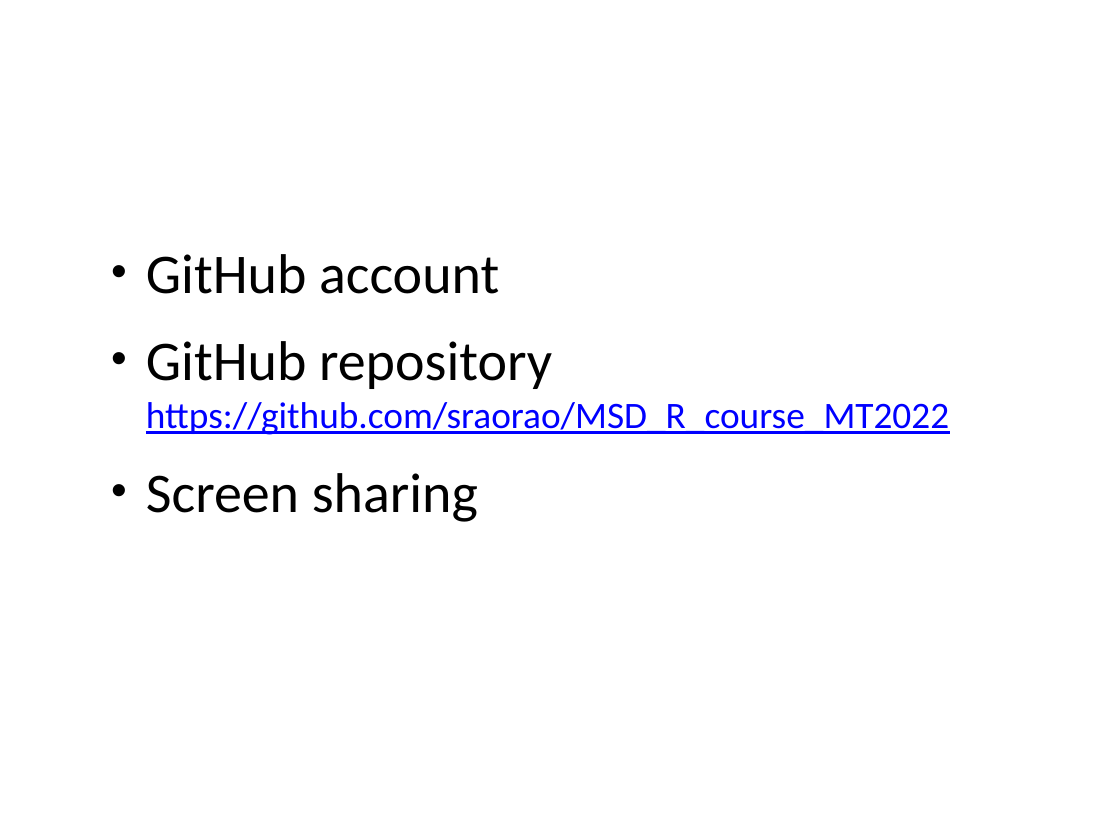
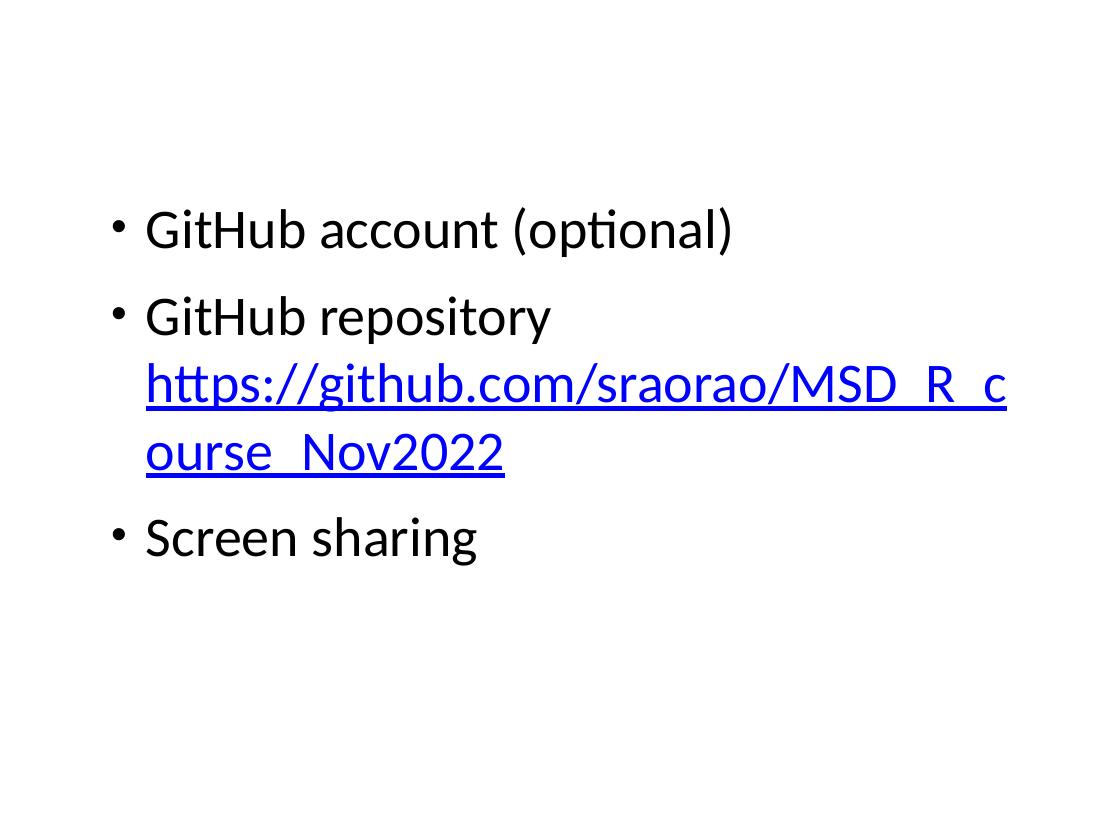
Before and after one commit to sraorao/MSD_R_course_Dec2022, a slide deck: slide 2 of powerpoint/Session1.pptx. Drawn at 1120x840 pixels with LibreOffice and Linux fonts; fonts in the diff are those of the drawing. Boxes give left, top, right and bottom in pixels: in the first picture for what was removed or moved away, otherwise in the second. Text is boxed around its words. In the diff, an @@ line names an element or a change of style, - is before the commit and + after.

```diff
--- a/powerpoint/Session1.pptx
+++ b/powerpoint/Session1.pptx
@@ text at (146, 207, 1008, 478): text changed; size 24 to 36 pt @@
-• GitHub account
-• GitHub repository https://github.com/sraorao/MSD_R_course_MT2022
+• GitHub account (optional)
+• GitHub repository https://github.com/sraorao/MSD_R_course_Nov2022
```
Also in this commit, not shown: 1 other slide changed, 7 other files.
